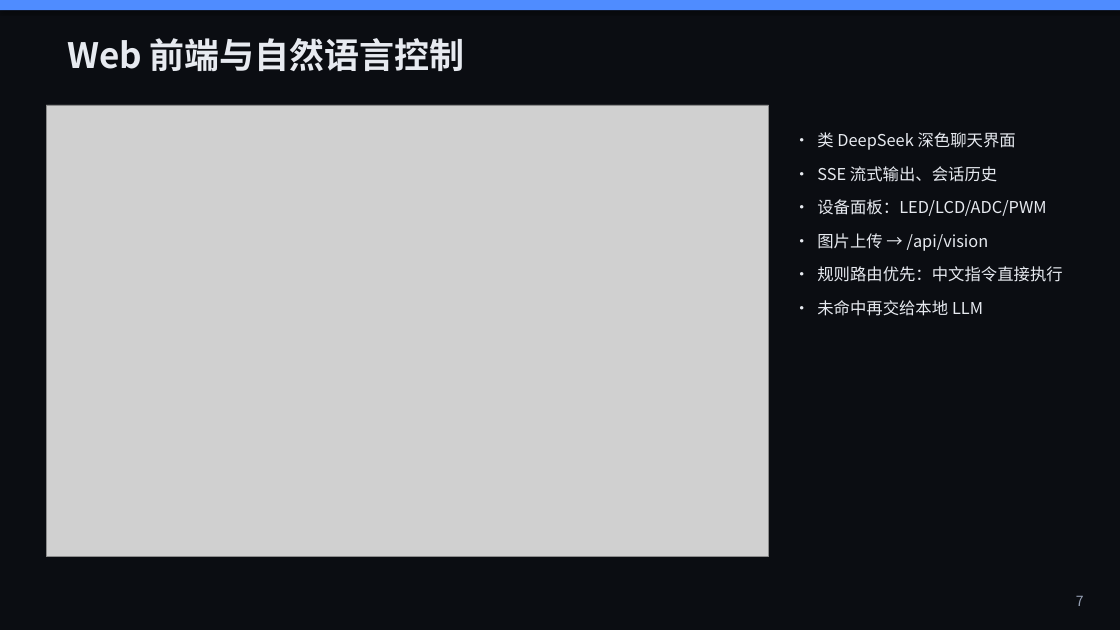
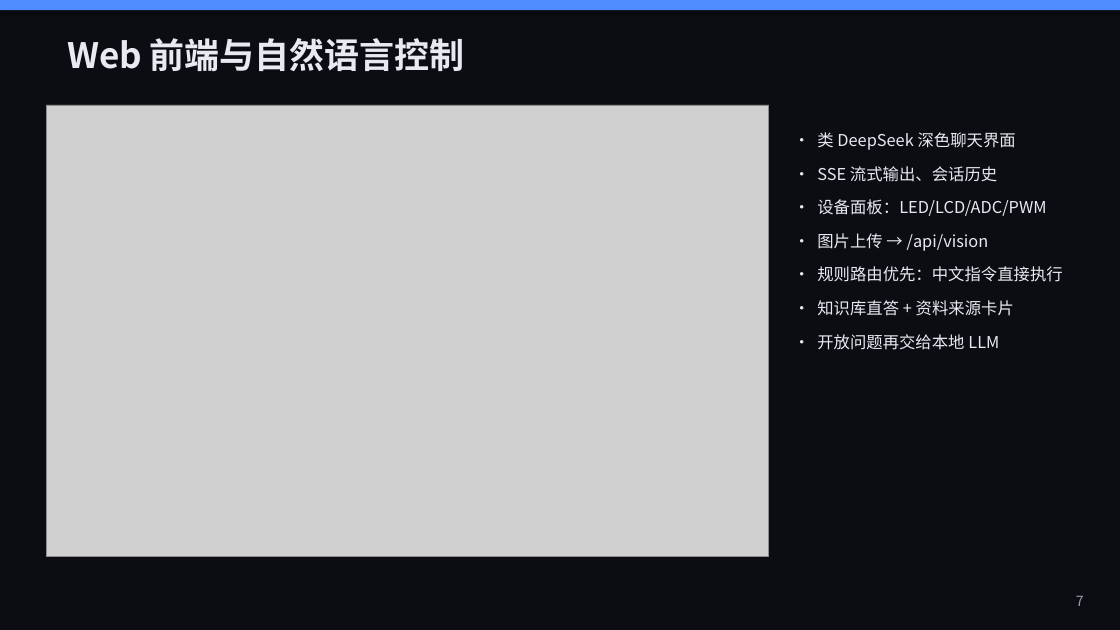
Before and after one commit to Apple-1814/Design-and-Implementation-of-an-Edge-Side-Multimodal-AI-Interaction-Terminal-Based-on-Raspberry-Pi-4, a slide deck: slide 7 of paper/答辩PPT.pptx. Drawn at 1120x630 pixels with LibreOffice and Linux fonts; fonts in the diff are those of the drawing; grey boxes stand for pictures. Boxes give left, top, right and bottom in pixels: in the first picture for what was removed or moved away, otherwise in the second. Text is boxed around its words. In the diff, an @@ line names an element or a change of style, - is before the commit and + after.

```diff
--- a/paper/答辩PPT.pptx
+++ b/paper/答辩PPT.pptx
@@ text at bbox=[817, 300, 1014, 350]: text changed @@
-• 未命中再交给本地 LLM
+• 知识库直答 + 资料来源卡片
+• 开放问题再交给本地 LLM
```
Also in this commit, not shown: 5 other slides changed, 1 slide added, 23 other files.
